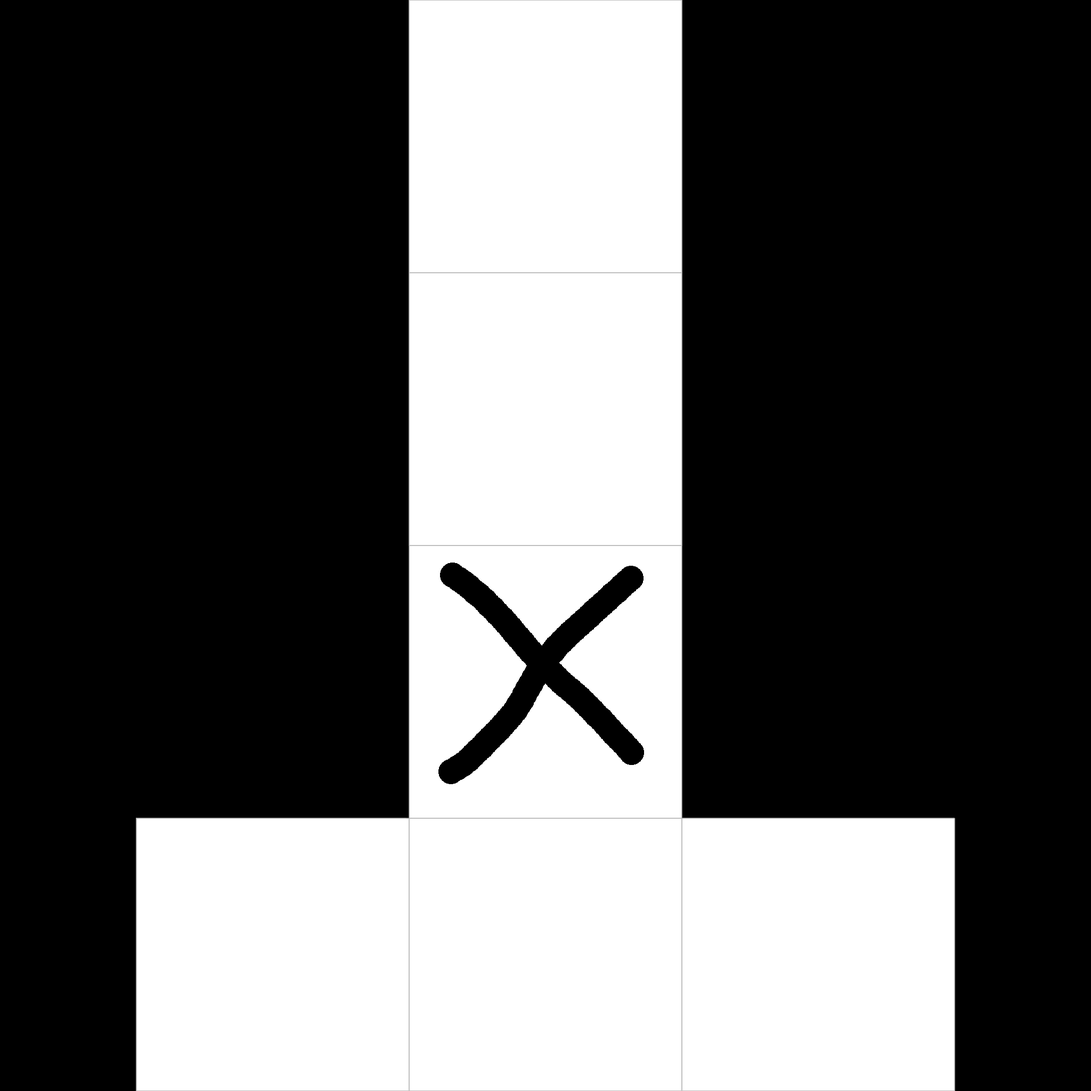
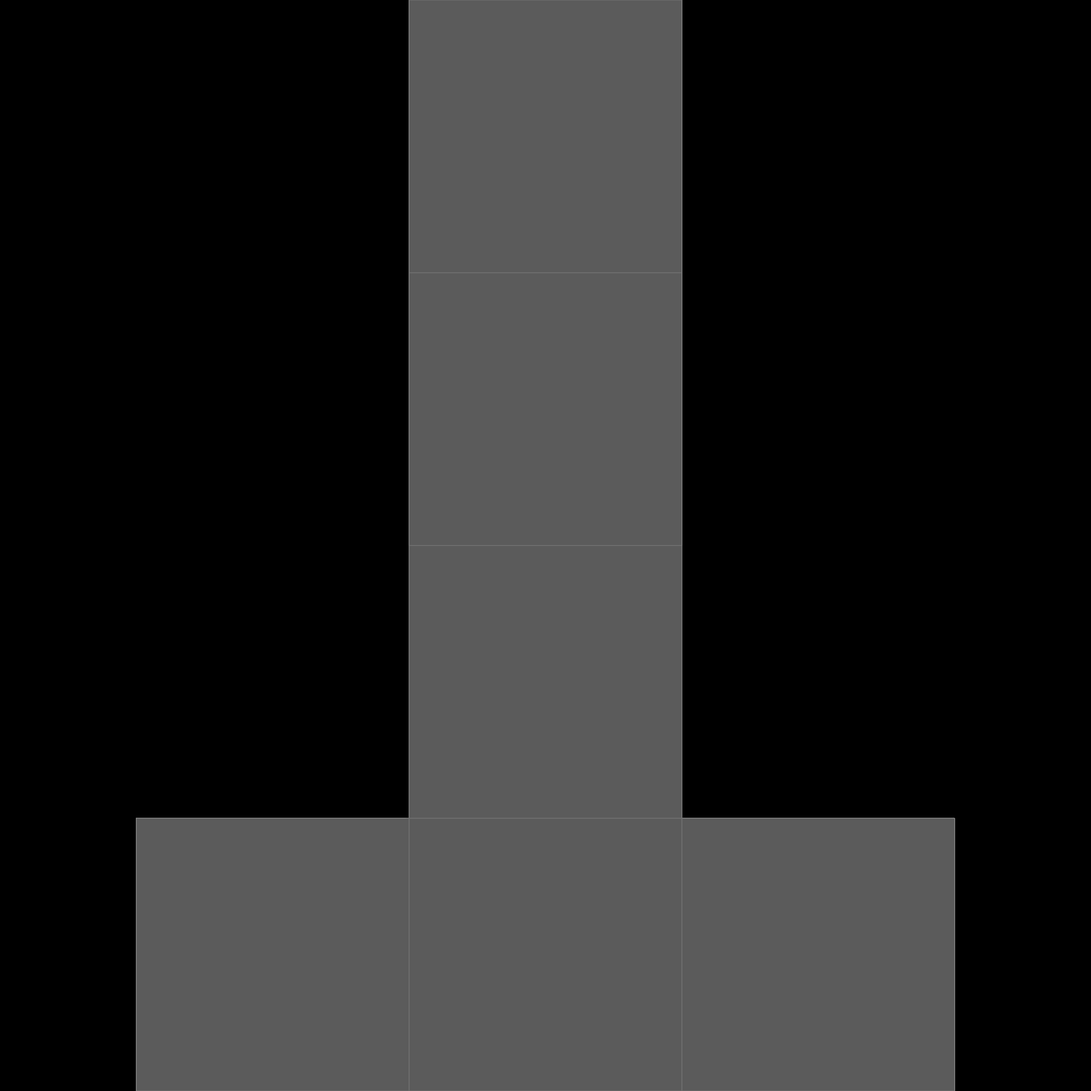
Layers edited between the first and the second 1091×1091 image:
painted on "Layer 3" over [135, 0, 956, 1091]
